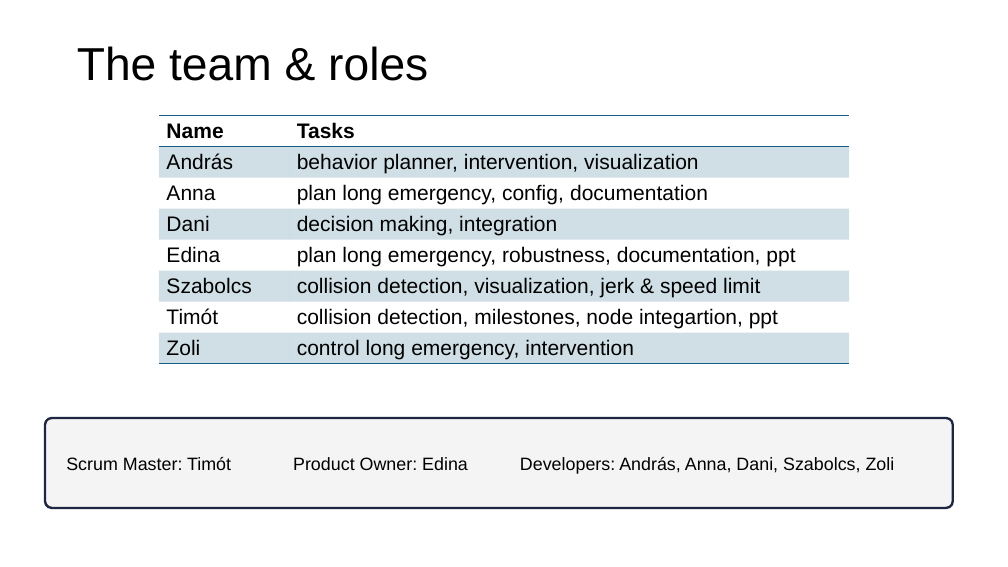
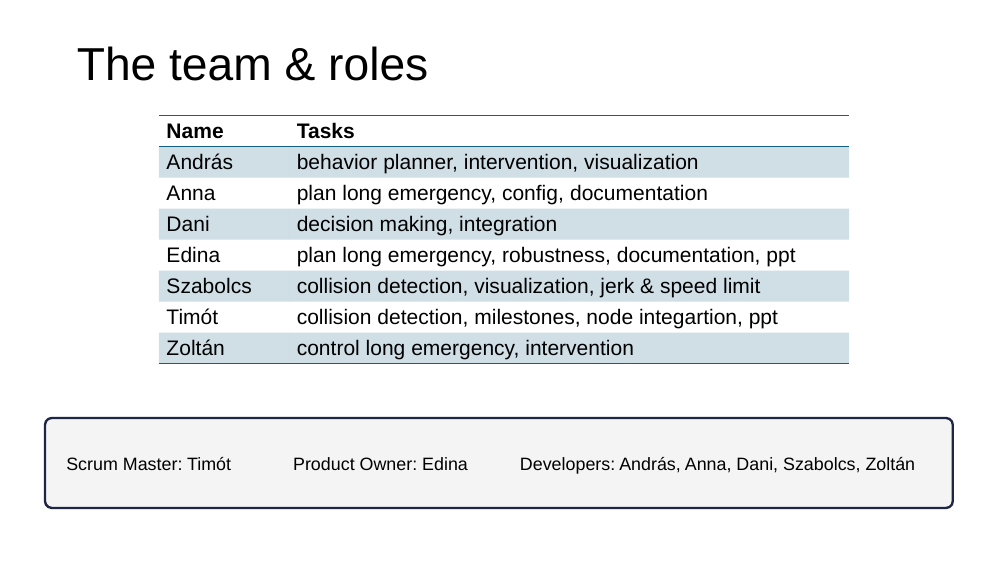
Before and after one commit to pedina/Automatic_emergency_brake_group2, a slide deck: slide 5 of doc/Automated_Emergency_Brake_Group_2.pptx. Drawn at 1008x567 pixels with LibreOffice and Linux fonts; fonts in the diff are those of the drawing; background and template pictures are left out. Boxes give left, top, right and bottom in pixels: in the first picture for what was removed or moved away, otherwise in the second. Text is boxed around its words. In the diff, an @@ line names an element or a change of style, - is before the commit and + after.

```diff
--- a/doc/Automated_Emergency_Brake_Group_2.pptx
+++ b/doc/Automated_Emergency_Brake_Group_2.pptx
@@ table at <box>159,116,848,378</box> @@
-row 8, column 1: Zoli
+row 8, column 1: Zoltán
@@ text in rounded rectangle at <box>66,457,916,474</box>: text changed @@
-Scrum Master: Timót Product Owner: Edina Developers: András, Anna, Dani, Szabolcs, Zoli
+Scrum Master: Timót Product Owner: Edina Developers: András, Anna, Dani, Szabolcs, Zoltán
```
Also in this commit, not shown: 4 other slides changed.
